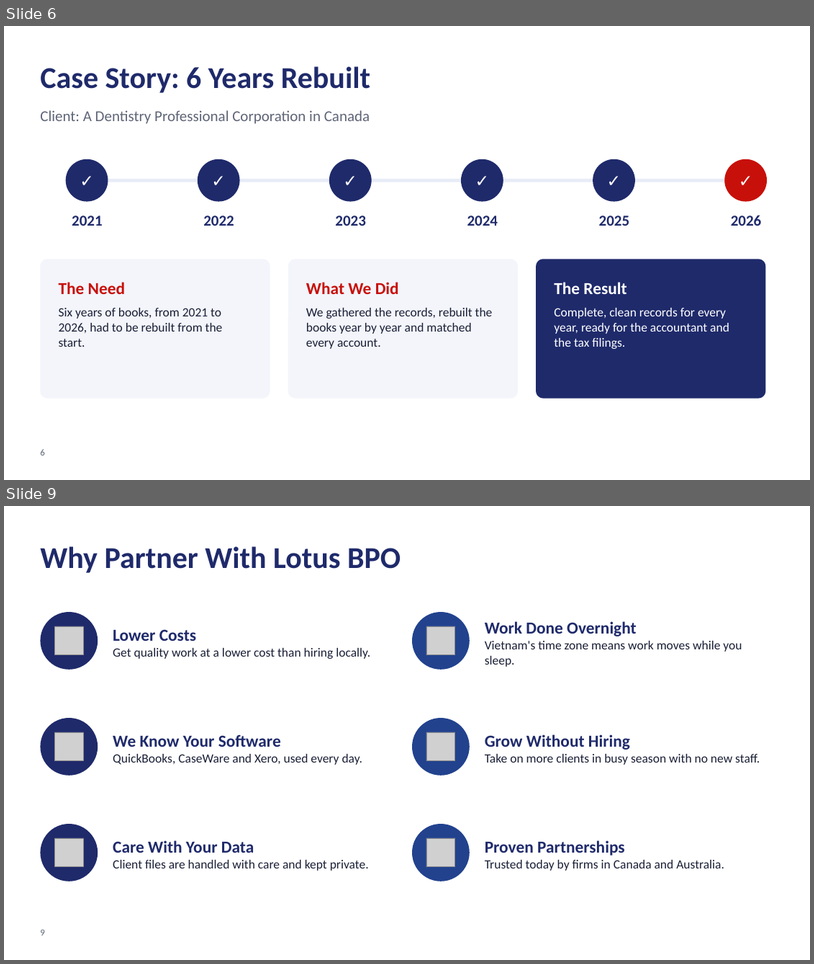
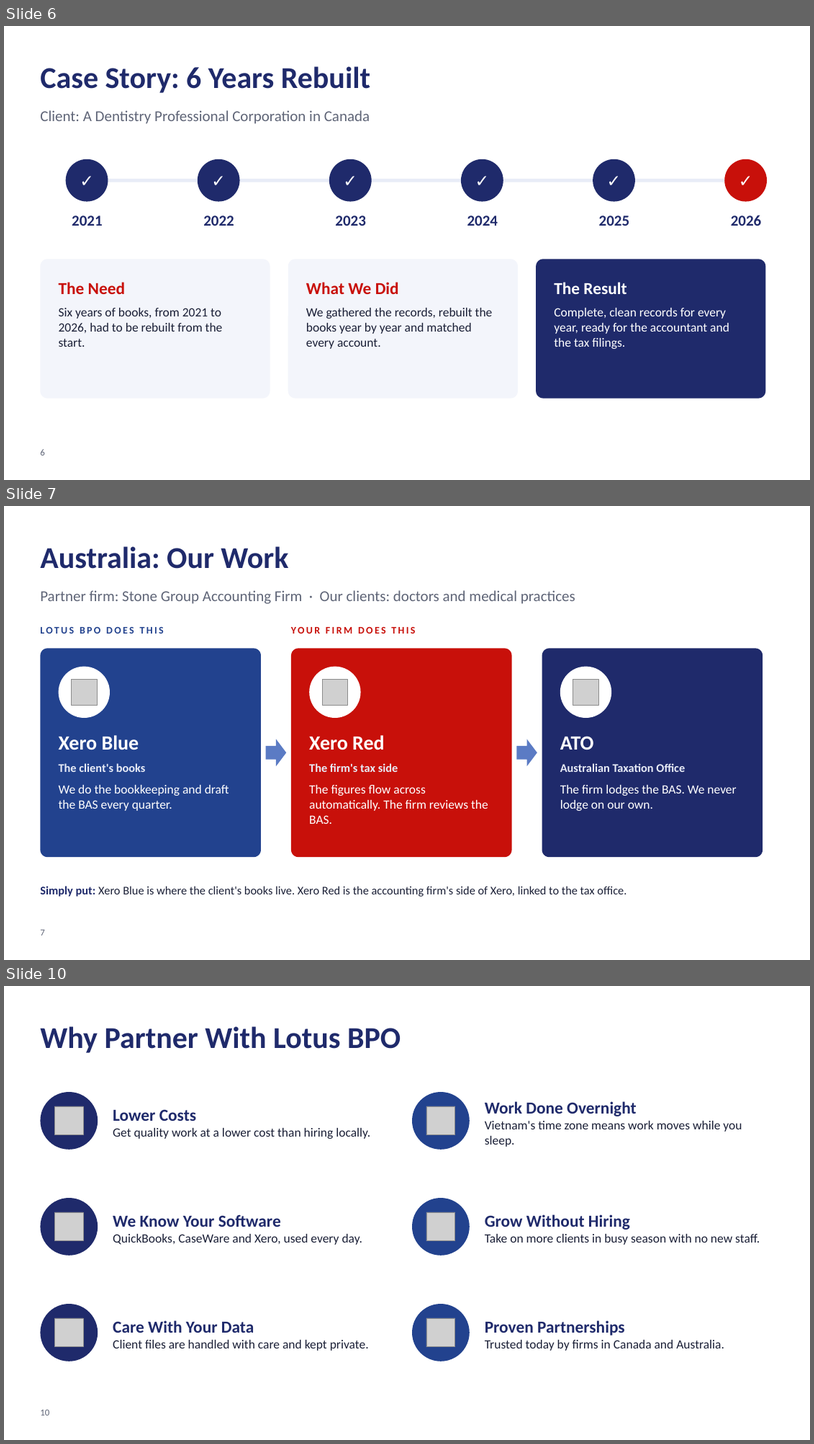
Before and after one commit to alvinjohnrheycamacho-source/Presentation-Deck, a slide deck: Lotus BPO - Conference Deck.pptx. Shown one above the other, each under a label of ours: slides 6 and 9 before the commit, slides 6, 7 and 10 after it; the slides between them are not shown. The pictures are 814x964 and 814x1444 pixels, drawn with LibreOffice and Linux fonts; fonts in the diff are those of the drawing; grey boxes stand for pictures; background and template pictures are left out. Boxes give left, top, right and bottom in pixels: in the first picture for what was removed or moved away, otherwise in the second. Text is boxed around its words. In the diff, an @@ line names an element or a change of style, - is before the commit and + after.

```diff
--- a/Lotus BPO - Conference Deck.pptx
+++ b/Lotus BPO - Conference Deck.pptx
@@ slide 7 added at (4, 506, 810, 960), background #FFFFFF @@
@@ title added at (40, 546, 288, 569), 36 pt, text #1F2A6B, bold @@
+Australia: Our Work
@@ text added at (40, 590, 576, 604), 18 pt, text #5F6577 @@
+Partner firm: Stone Group Accounting Firm · Our clients: doctors and medical practices
@@ text added at (40, 627, 164, 633), 12 pt, text #22428E, bold @@
+LOTUS BPO DOES THIS
@@ text added at (291, 627, 415, 633), 12 pt, text #C8100A, bold @@
+YOUR FIRM DOES THIS
@@ rounded rectangle added at (40, 648, 261, 857), fill #22428E @@
@@ rounded rectangle added at (291, 648, 512, 857), fill #C8100A @@
@@ rounded rectangle added at (543, 648, 763, 857), fill #1F2A6B @@
@@ ellipse added at (59, 667, 110, 718), fill #FFFFFF @@
@@ ellipse added at (309, 667, 361, 718), fill #FFFFFF @@
@@ ellipse added at (561, 667, 612, 718), fill #FFFFFF @@
@@ picture added at (71, 679, 97, 705) @@
@@ picture added at (322, 679, 347, 705) @@
@@ picture added at (574, 679, 599, 705) @@
@@ text added at (59, 735, 139, 749), 24 pt, text #FFFFFF, bold @@
+Xero Blue
@@ right arrow added at (266, 739, 286, 766), fill #5B7BC4 @@
@@ text added at (309, 735, 384, 750), 24 pt, text #FFFFFF, bold @@
+Xero Red
@@ right arrow added at (517, 739, 538, 766), fill #5B7BC4 @@
@@ text added at (561, 736, 594, 749), 24 pt, text #FFFFFF, bold @@
+ATO
@@ text added at (59, 763, 146, 772), 14 pt, text #E8ECF7, bold @@
+The client's books
@@ text added at (309, 763, 399, 772), 14 pt, text #E8ECF7, bold @@
+The firm's tax side
@@ text added at (561, 763, 685, 772), 14 pt, text #E8ECF7, bold @@
+Australian Taxation Office
@@ text added at (59, 785, 229, 811), 15 pt, text #FFFFFF @@
+We do the bookkeeping and draft the BAS every quarter.
@@ text added at (309, 785, 489, 824), 15 pt, text #FFFFFF @@
+The figures flow across automatically. The firm reviews the BAS.
@@ text added at (561, 785, 736, 811), 15 pt, text #FFFFFF @@
+The firm lodges the BAS. We never lodge on our own.
@@ text added at (40, 885, 627, 896), 14 pt, text #1A1F36 @@
+Simply put: Xero Blue is where the client's books live. Xero Red is the accounting firm's side of Xero, linked to the tax office.
@@ page number added at (40, 929, 44, 935), 11 pt, text #5F6577 @@
+7
@@ what was slide 9 is now slide 10 @@
@@ page number at (40, 1409, 49, 1415): text changed @@
-9
+10
```
Also in this commit, not shown: 5 slides changed, 1 other slide added, 1 slide removed, 1 other file.
